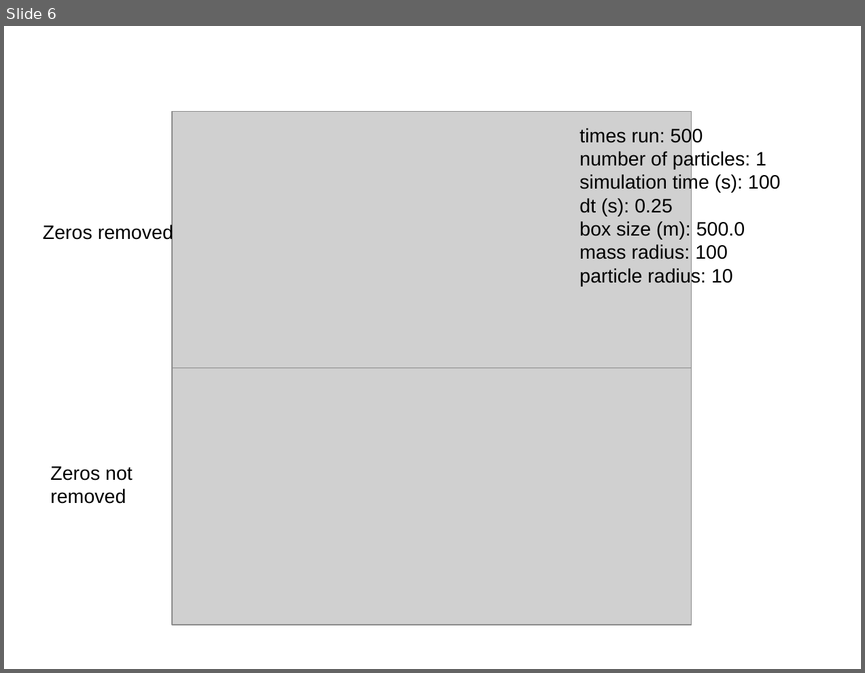
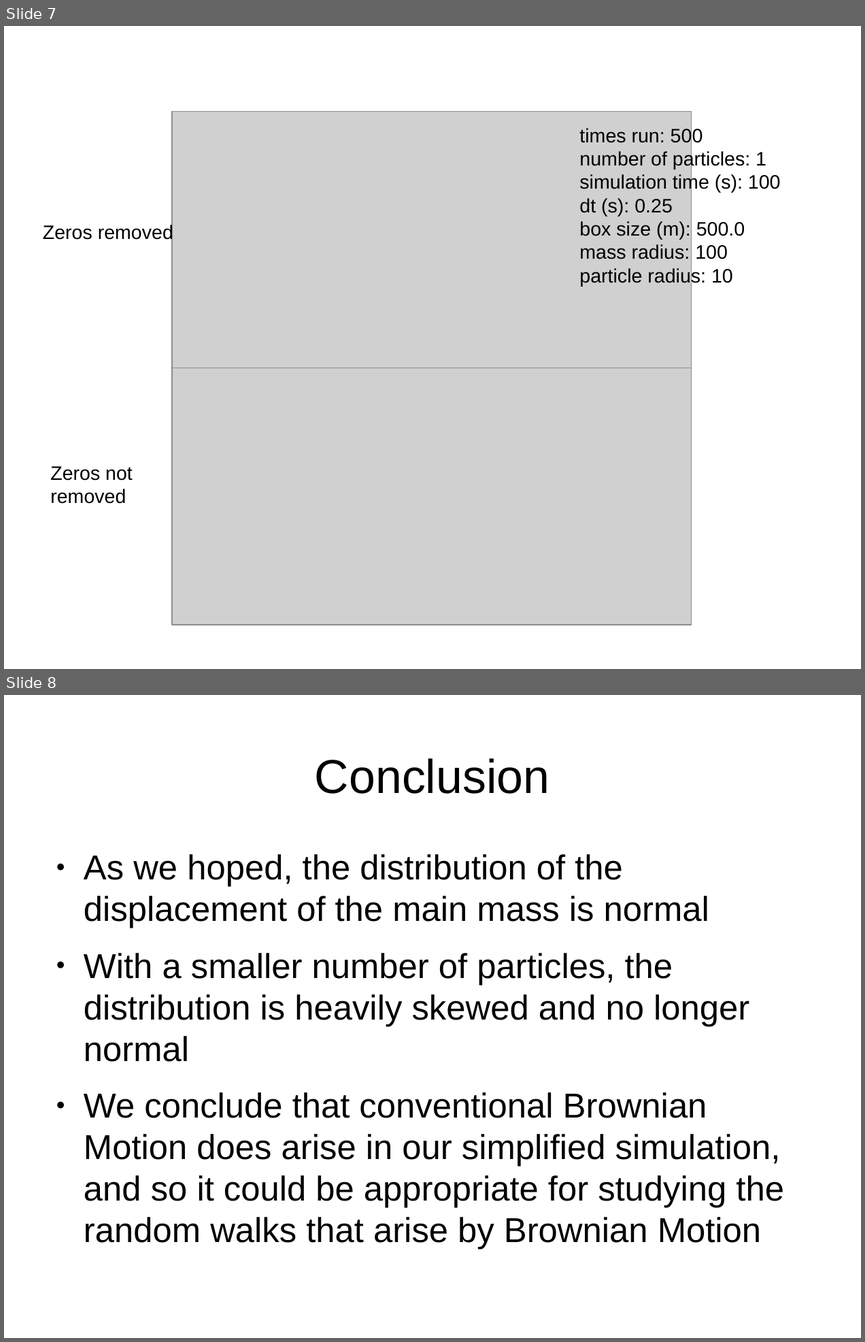
Before and after one commit to djynth/brownian-motion, a slide deck: Slides.odp. Shown one above the other, each under a label of ours: slide 6 before the commit, slides 7 and 8 after it. The pictures are 865x673 and 865x1342 pixels, drawn with LibreOffice and Linux fonts; fonts in the diff are those of the drawing; grey boxes stand for pictures. Boxes give left, top, right and bottom in pixels: in the first picture for what was removed or moved away, otherwise in the second. Text is boxed around its words. In the diff, an @@ line names an element or a change of style, - is before the commit and + after.

Commit message:
added some description of the simulation and program as well as a conclusion to the slides

```diff
--- a/Slides.odp
+++ b/Slides.odp
@@ slide 8 added at (4,695,861,1338), background #FFFFFF @@
@@ title added at (315,758,549,794), 44 pt, text #000000 @@
+Conclusion
@@ text added at (84,854,784,1249), 32 pt, text #000000 @@
+● As we hoped, the distribution of the displacement of the main mass is normal
+● With a smaller number of particles, the distribution is heavily skewed and no longer normal
+● We conclude that conventional Brownian Motion does arise in our simplified simulation, and so it could be appropriate for studying the random walks that arise by Brownian Motion
@@ what was slide 6 is now slide 7 @@
```
Also in this commit, not shown: 3 other slides added, 2 slides removed.
